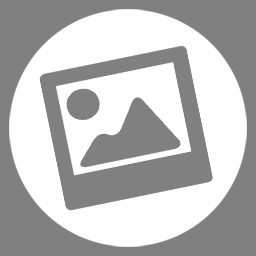
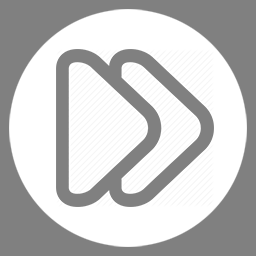
Layered file, before and after one edit (256x256). Changes by layer:
renamed "circle copy 6" to "PictureIcon", hid it over (39, 45, 214, 211)
added layer "NextIcon" above "circle" over (39, 45, 214, 211)
